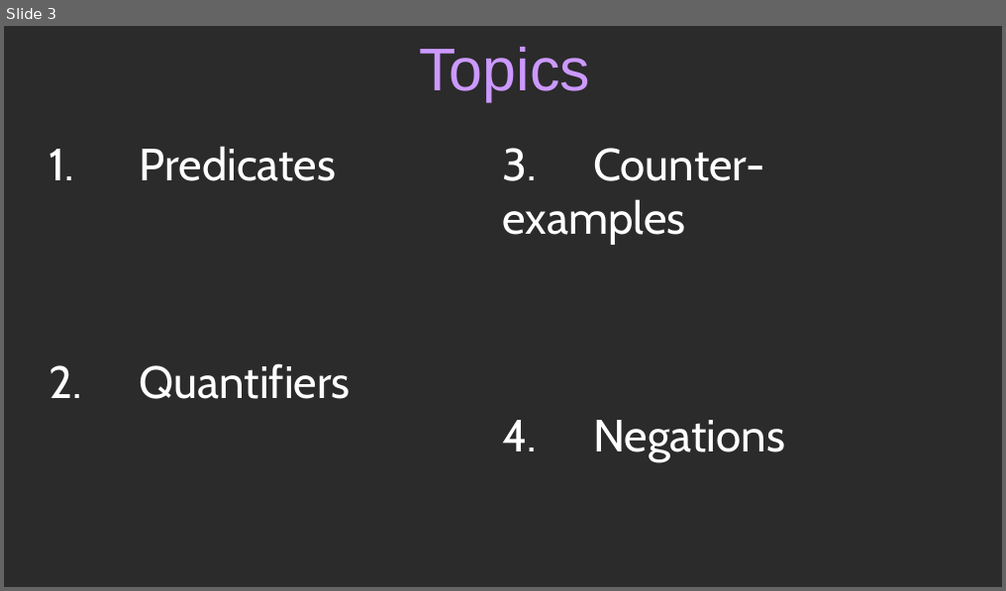
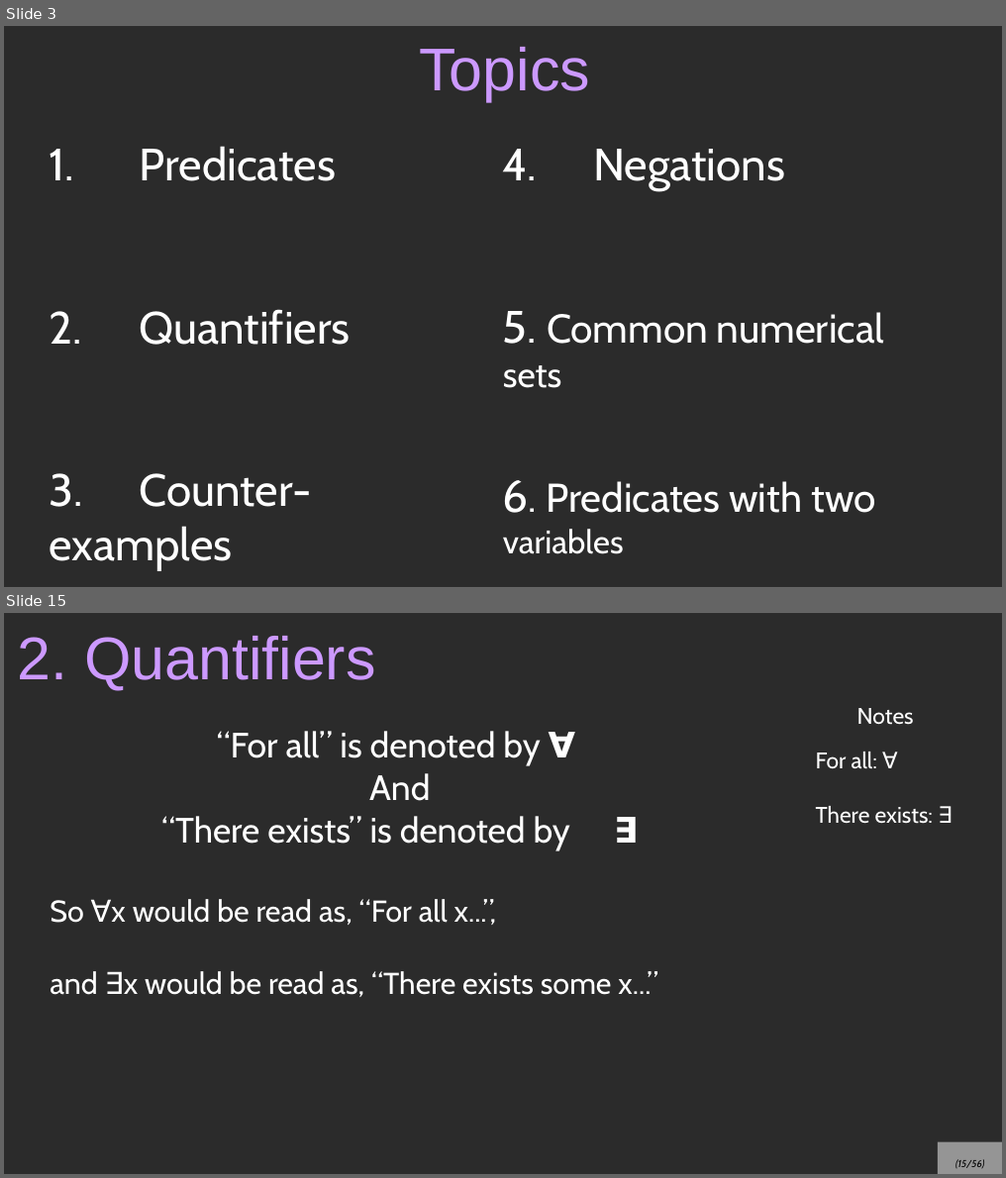
Before and after one commit to nguyenchithien/CS210-Discrete-Structures, a slide deck: Lectures/4_Predicates.odp. Shown one above the other, each under a label of ours: slide 3 before the commit, slides 3 and 15 after it; the slides between them are not shown. The pictures are 1006x591 and 1006x1178 pixels, drawn with LibreOffice and Linux fonts; fonts in the diff are those of the drawing; background and template pictures are left out; a plain dark background stands for a picture behind light text. Boxes give left, top, right and bottom in pixels: in the first picture for what was removed or moved away, otherwise in the second. Text is boxed around its words. In the diff, an @@ line names an element or a change of style, - is before the commit and + after.

Commit message:
Lecture about predicates done

```diff
--- a/Lectures/4_Predicates.odp
+++ b/Lectures/4_Predicates.odp
@@ slide 15 added at [4,613,1002,1174], background picture (left out) @@
@@ title added at [18,636,375,691], 48 pt, text #CC99FF @@
+2. Quantifiers
@@ text added at [161,731,570,851], 28 pt, text #FFFFFF @@
+“For all” is denoted by ∀
+And
+“There exists” is denoted by ∃
@@ text added at [857,708,914,725], 18 pt, text #FFFFFF @@
+Notes
@@ text added at [816,752,934,824], 18 pt, text #FFFFFF @@
+For all: ∀
+There exists: ∃
@@ text added at [50,899,658,997], 24 pt, text #FFFFFF @@
+So ∀x would be read as, “For all x...”,
+and ∃x would be read as, “There exists some x...”
@@ page number added at [938,1143,1002,1174], fill #FFFFFF at 50% opacity, 8 pt, text #000000, italic @@
+(15/56)
@@ slide 3 changed as well @@
@@ text at [503,148,764,245]: paragraph removed @@
-3. Counter-examples
@@ text at [503,311,885,555]: paragraphs added @@
+5. Common numerical sets
+6. Predicates with two variables
@@ text at [49,473,311,571]: paragraph added @@
+3. Counter-examples
```
Also in this commit, not shown: 1 other slide changed, 53 other slides added, 3 slides removed, 1 other file.
